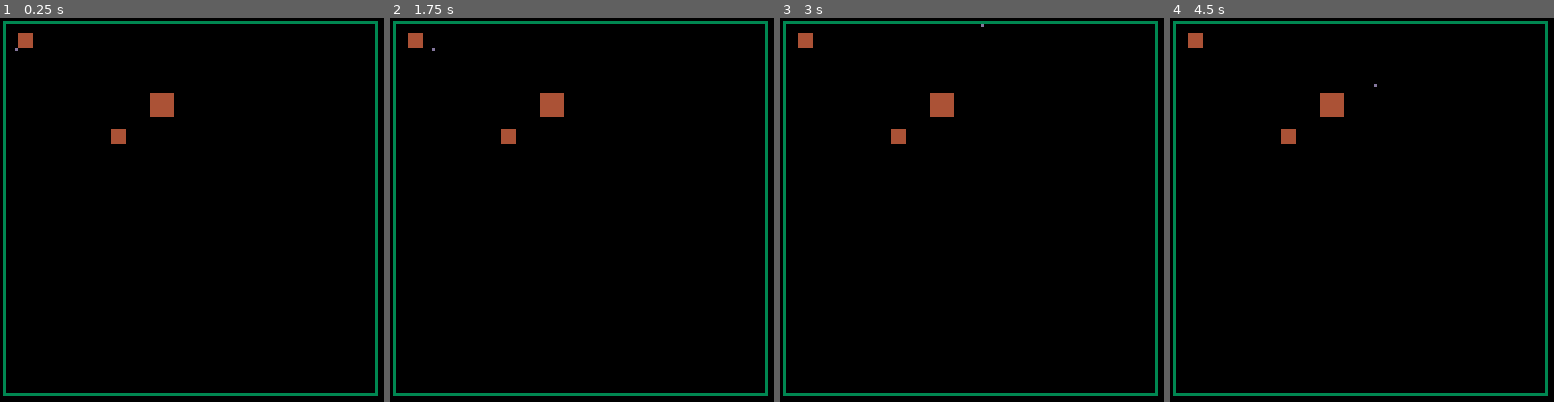
Above: before the commit, frames 1-4 (left to right).
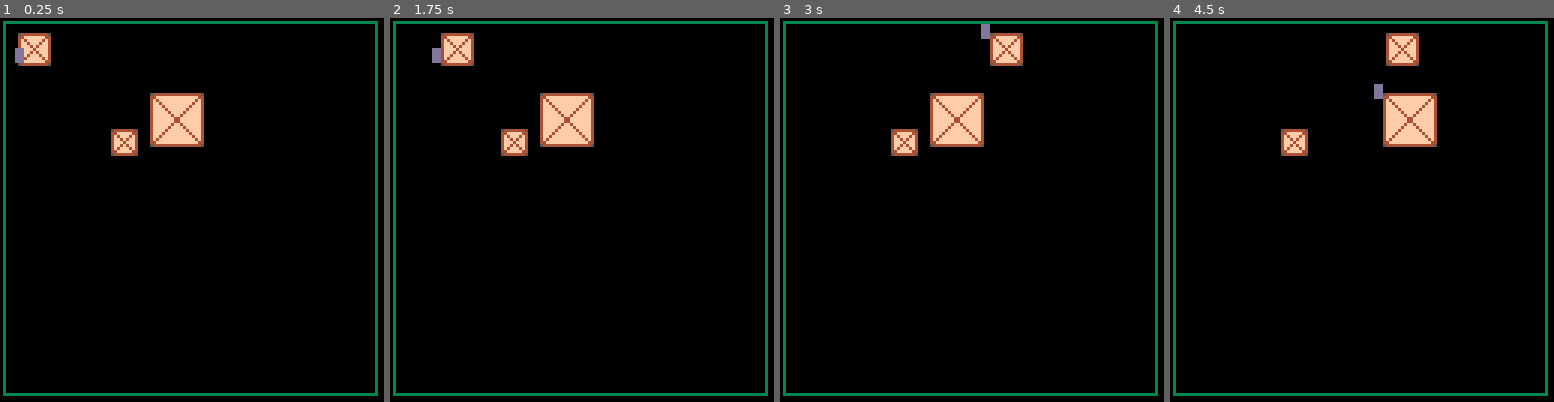
Above: after the commit, the same moments.

Repository: camerondugan/Pico8-Cartridges
Game: PICO-8 cartridge mygames/things.p8
Same seed, same stepped clock (60 frames per second), same inputs: the game is played once before the commit and once after it.
Inputs:
- Up to frame 1 (0.25 s): no input
- Up to frame 2 (1.75 s): hold Right from 1.6 s (still down)
- Up to frame 3 (3 s): release Right at 2.1 s; hold Up 2.15-2.42 s; hold Right from 2.47 s (still down)
- Up to frame 4 (4.5 s): release Right at 3.03 s; hold Left 3.08-3.58 s; hold Down 3.63-3.97 s; hold Right from 4.02 s (still down)

The runs differ from the first frame. In frame 1, 3.0% of the frame differs, in the area x 3-54%, y 3-36%; in frame 2, 3.2%; in frame 3, 3.2%; in frame 4, 3.8%, in the area x 4-70%, y 3-36%.

Commit message:
dynamic player size and better box drawing

Diff:
--- a/mygames/things.p8
+++ b/mygames/things.p8
@@ -2,11 +2,14 @@
 version 32
 __lua__
 --room state
-boxes={{x=50,y=25,s=7,pushable=true},{x=6,y=5,s=4,pushable=true},{x=37,y=37,s=4,pushable=true}}
+boxes={{x=50,y=25,sx=17,sy=17,pushable=true},{x=6,y=5,sx=10,sy=10,pushable=true},{x=37,y=37,sx=8,sy=8,pushable=true}}
 
 --player state
-x=5
-y=10
+p={}
+p.x=5
+p.y=10
+p.sx=2
+p.sy=4
 speed=1
 
 --draw
@@ -16,11 +19,21 @@
 	foreach(boxes,draw_box)
 	--foreach(boxes,push)
 	--draw player
-	pset(x,y,13)
+	rectfill(p.x,p.y,p.x+p.sx,p.y+p.sy,13)
 end
 
 function draw_box(b)
-	rectfill(b.x,b.y,b.x+b.s,b.y+b.s,4)
+	--body
+	rectfill(b.x,b.y,b.x+b.sx,b.y+b.sy,4)
+	rectfill(b.x+1,b.y+1,b.x+b.sx-1,b.y+b.sy-1,15)
+	--wood bars
+	line(b.x,b.y,b.x+b.sx,b.y+b.sy,4)
+	line(b.x+b.sx,b.y,b.x,b.y+b.sy,4)
+	--metal corners
+	pset(b.x,b.y,5)
+	pset(b.x+b.sx,b.y)
+	pset(b.x,b.y+b.sy)
+	pset(b.x+b.sx,b.y+b.sy)
 end
 
 --game overview
@@ -35,54 +48,47 @@
 function get_input()
 	dx=0
 	dy=0
-	if btn(0) then
-		dx-=speed
-	end
-	if btn(1) then
-		dx+=speed
-	end
-	if btn(2) then
-	 dy-=speed
-	end
-	if btn(3) then
-		dy+=speed
-	end
-	if (abs(dx)+abs(dy)>0) then
-		sfx(0)
-	end
+	if (btn(0))	dx-=speed
+	if (btn(1))	dx+=speed
+	if (btn(2)) dy-=speed
+	if (btn(3))	dy+=speed
+	if (abs(dx)+abs(dy)>0)	sfx(0)
 end
 
 --player movement
 function move()
 	if not collides(boxes,dx,dy) then
-		x+=dx
-		y+=dy
+		p.x+=dx
+		p.y+=dy
 	end
 end
 
 --collision
 function collides(boxes,dx,dy)
-	px=x+dx
-	py=y+dy
+	px=p.x+dx
+	py=p.y+dy
 	--wall
-	if (py<2 or py>124)then
-		return true
-	end
-	if (px<2 or px>124)then
-		return true
-	end
+	if (py<2 or py>124)	return true
+	if (px<2 or px>124)	return true
+	if (py+p.sy<2 or py+p.sy>124)	return true
+	if (px+p.sy<2 or px+p.sx>124)	return true
 	--boxes
+	boxcol=false
 	foreach(boxes,boxcollides)
-	if boxcol then
-		return true end
+	if (boxcol)	return true
 	return false
 end
 
 --collision
 function boxcollides(b)
-	if (px>=b.x and px<=(b.x+b.s)) then
-		if (py>=b.y and py<=(b.y+b.s)) then
-			boxcol=true
+	for sx=0,p.sx,1 do
+		for sy=0,p.sy,1 do
+			if (px+sx>=b.x and px+sx<=(b.x+b.sx)) then
+				if (py+sy>=b.y and py+sy<=(b.y+b.sy)) then
+					boxcol=true
+					return
+				end
+			end
 		end
 	end
 end
@@ -90,8 +96,8 @@
 --occupency
 function box_occupied(ex,ey)
 	for b in all(boxes) do
-		if ex>=b.x and ex<=(b.x+b.s) then
-			if ey>=b.y and ey<=(b.y+b.s) then
+		if ex>=b.x and ex<=(b.x+b.sx) then
+			if ey>=b.y and ey<=(b.y+b.sy) then
 				return true
 			end
 		end
@@ -100,24 +106,16 @@
 end
 
 function player_occupied(ex,ey)
-	if (x==ex and y==ey) then
+	if ((ex>=p.x and ex<=p.x+p.sx) and (ey>=p.y and ey<=p.y+p.sy)) then
 		return true
 	end
 	return false
 end
 
 function occupied(ex,ey)
-	if box_occupied(ex,ey) then
-		print("box")
-		return true
-	end
-	if player_occupied(ex,ey) then
-		print("player")
-		return true
-	end
-	if (ex<=1 or ex>124) or (ey<=1 or ey>124) then
-		return true
-	end
+	if (box_occupied(ex,ey)) return true
+	if (player_occupied(ex,ey)) 	return true
+	if ((ex<=1 or ex>124) or (ey<=1 or ey>124)) return true
 	return false
 end
 
@@ -126,13 +124,12 @@
 	if not b.pushable then
 		return false
 	end
-	c=5
 	--pushed right
-	for i = 0, b.s, 1 do
-		if (dx>0 and x==b.x-1 and y==b.y+i) then
+	for i = 0, b.sy, 1 do --right box pixel
+		if (dx>0 and player_occupied(b.x-1,b.y+i)) then
 			should_move=true
-			for k=0, b.s, 1 do
-				if occupied(b.x+b.s+1,b.y+k) then
+			for k=0, b.sy, 1 do
+				if occupied(b.x+b.sx+1,b.y+k) then
 					should_move=false
 				end
 			end
@@ -140,52 +137,43 @@
 				b.x+=dx
 			end
 		end
-		--pset(b.x-1,b.y+i,c)
 	end
 	--pushed left
-	for i = 0, b.s, 1 do
-		if (dx<0 and x==b.x+b.s+1 and y==b.y+i) then
+	for i=0,b.sy,1 do --right box pixels
+		if (dx<0 and player_occupied(b.x+b.sx+1,b.y+i)) then
 			should_move=true
-			for k=0, b.s, 1 do
+			for k=0, b.sy, 1 do
 				if occupied(b.x-1,b.y+k) then
 					should_move=false
 				end
 			end
-			if should_move then
-				b.x+=dx
-			end
+			if (should_move) b.x+=dx
 		end
-		--pset(b.x+b.s+1,b.y+i,c)
 	end
 	--detect top
-	for i = 0, b.s, 1 do
-		if (dy>0 and x==b.x+i and y==b.y-1) then
+	for i = 0, b.sx, 1 do --box width
+		if (dy>0 and player_occupied(b.x+i,b.y-1)) then
 			should_move=true
-			for k=0, b.s, 1 do
-				if occupied(b.x+k,b.y+b.s+1) then
+			for k=0, b.sx, 1 do
+				if occupied(b.x+k,b.y+b.sy+1) then
 					should_move=false
 				end
 			end
-			if should_move then
-				b.y+=dy
-			end
+			if (should_move) b.y+=dy
 		end
 	end
 	--detect bottom
-	for i = 0, b.s, 1 do
-		if (dy<0 and y==b.y+b.s+1 and x==b.x+i) then
+	for i = 0, b.sy, 1 do
+		if (dy<0 and player_occupied(b.x+i,b.y+b.sy+1)) then
 			should_move=true
-			for k=0, b.s, 1 do
+			for k=0, b.sy, 1 do
 				pset(b.x+k,b.y-1,3)
 				if occupied(b.x+k,b.y-1) then
 					should_move=false
 				end
 			end
-			if should_move then
-				b.y+=dy
-			end
+			if (should_move) b.y+=dy
 		end
-		--pset(b.x+i,b.y+b.s+1,c)
 	end
 end
 __gfx__
